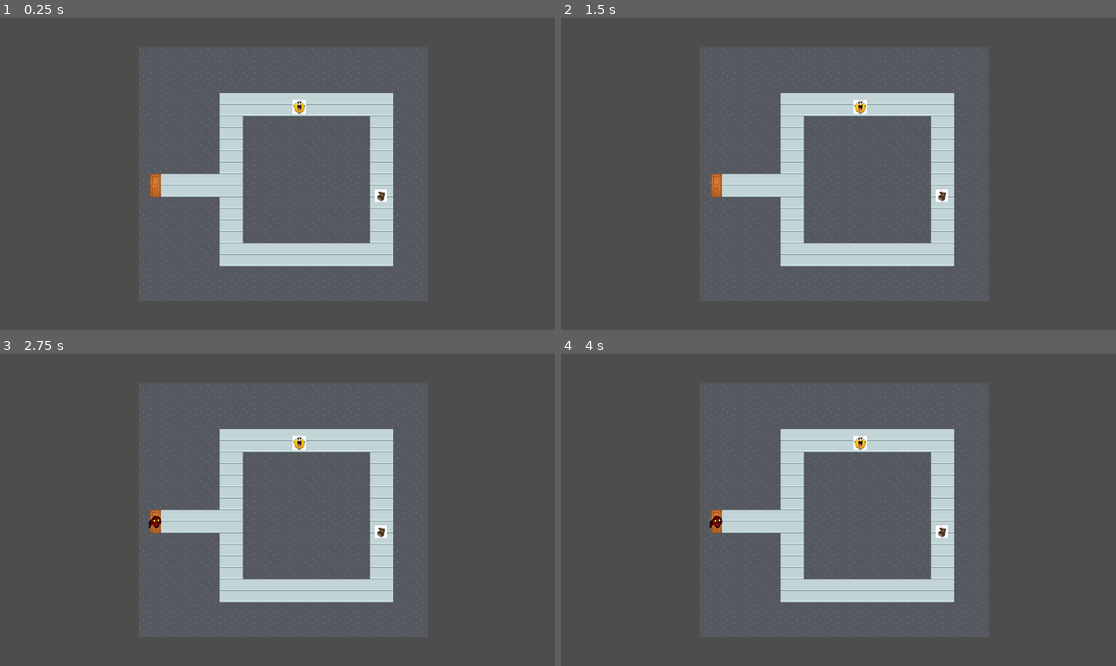
Above: before the commit, frames 1-4 (two rows, left to right).
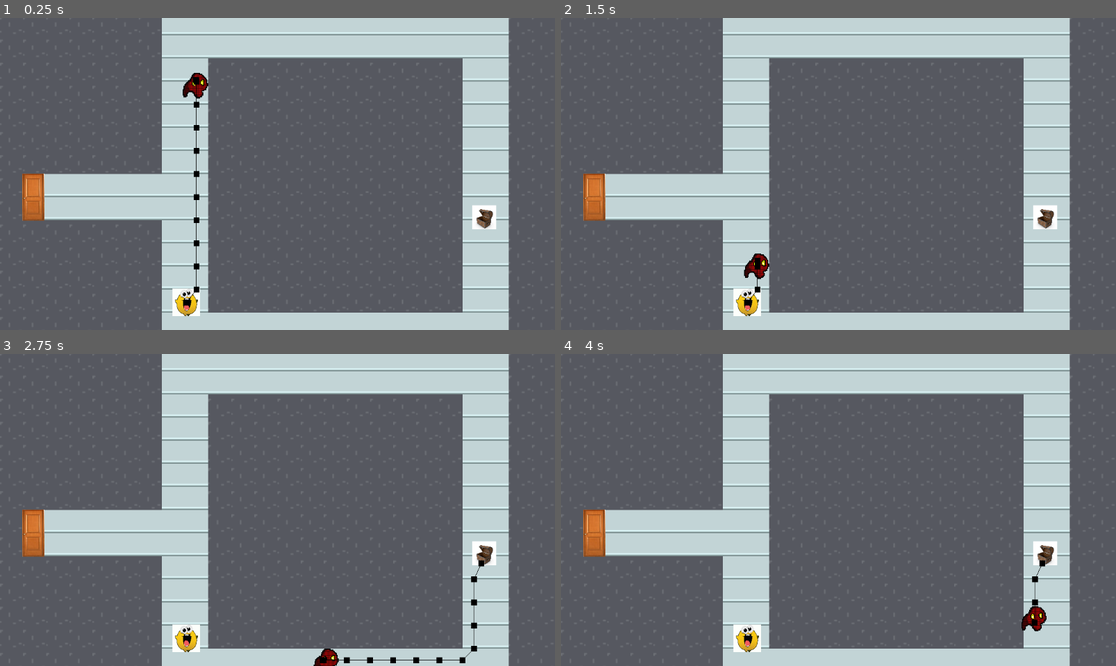
Above: after the commit, the same moments.

Repository: TomiZ87/spooky-game-jam-2025
Game: Godot game, scene res://scenes/room.tscn
Two runs of this game, one before a commit and one after it. Both use one fixed random seed, a clock stepped at 60 frames per second and the inputs below.
Inputs (mouse positions are in pixels of both pictures, inside the frame that each line leads up to):
- Up to frame 1 (0.25 s): no input
- Up to frame 2 (1.5 s): move the mouse to (960, 158) at 0.52 s; click (960, 158) at 0.67 s; move the mouse to (727, 189) at 1.27 s; click (727, 189) at 1.42 s
- Up to frame 3 (2.75 s): move the mouse to (333, 441) at 2.02 s; click (333, 441) at 2.17 s
- Up to frame 4 (4 s): move the mouse to (810, 572) at 2.77 s; click (810, 572) at 2.92 s; move the mouse to (1005, 556) at 3.52 s; click (1005, 556) at 3.67 s

The runs differ from the first frame. In frame 1, 39% of the frame differs, in the area x 0-100%, y 0-100%; in frame 2, 39%; in frame 3, 39%; in frame 4, 39%.
Error before the commit: Invalid access to property or key 'position' on a base object of type 'null instance'. (res://scenes/character_body_2d.gd:20)

Commit message:
added npc spawn and exit/queue_free() when item 'bought'

Diff:
--- a/project/project.godot
+++ b/project/project.godot
@@ -19,3 +19,5 @@
 
 pathfind_placeholder=""
 npc=""
+chest_area=""
+door=""
--- a/project/scenes/character_body_2d.gd
+++ b/project/scenes/character_body_2d.gd
@@ -1,11 +1,14 @@
 extends CharacterBody2D
 
 @onready var navigation_agent_2d: NavigationAgent2D = $NavigationAgent2D
-@onready var goal = $pathfinding_goal
-@onready var chest = $chest
-@onready var path_box = get_tree().get_nodes_in_group("pathfind_placeholder")
+#@onready var goal = get_node("res://scenes/pathfinding_goal.tscn")
+@onready var chest = get_tree().get_first_node_in_group("chest_area")
+@onready var path_box = get_tree().get_first_node_in_group("pathfind_placeholder")
+@onready var door = get_tree().get_first_node_in_group("door")
+#@onready var door_exit = get_node("door_exit").get_first_node_in_group("door")
 var movement_speed = 150
-var picked_up
+var picked_up = ""
+var checked_out = false
 
 # Called when the node enters the scene tree for the first time.
 func _ready() -> void:
@@ -13,11 +16,12 @@
 
 # Called every frame. 'delta' is the elapsed time since the previous frame.
 func _process(delta: float) -> void:
-	#var mouse_pos = goal.position #get_global_mouse_position()
-	if picked_up:
-		navigation_agent_2d.target_position = chest.position
+	if picked_up and not checked_out:
+		navigation_agent_2d.target_position = chest.global_position
+	elif checked_out:
+		navigation_agent_2d.target_position = door.global_position
 	else:
-		navigation_agent_2d.target_position = goal.position
+		navigation_agent_2d.target_position = path_box.global_position
 
 	var current_agent_pos = global_position
 	var next_path_position = navigation_agent_2d.get_next_path_position()
@@ -30,11 +34,15 @@
 	else:
 		_on_navigation_agent_2d_velocity_computed(new_vel)
 	move_and_slide()
-	print(picked_up)
 
 func _on_navigation_agent_2d_velocity_computed(safe_vel: Vector2) -> void:
 	velocity = safe_vel
 
 func _on_npc_hitbox_area_entered(area: Area2D) -> void:
+	print(area)
 	if area.name == "hitbox":
 		picked_up = area.get_parent()
+	if area.name == "chestbox":
+		checked_out = true
+	if checked_out and area.name == "door_exit":
+		queue_free()
--- /dev/null
+++ b/project/scenes/chest.tscn
@@ -0,0 +1,26 @@
+[gd_scene load_steps=3 format=3 uid="uid://dtwbyyhc4c4yt"]
+
+[ext_resource type="Texture2D" uid="uid://bdwsq1st6t5li" path="res://assets/sprites/open-chest-wooden-y1Mkxy5-600.jpg" id="1_oii8l"]
+
+[sub_resource type="RectangleShape2D" id="RectangleShape2D_qvc4m"]
+
+[node name="chest" type="RigidBody2D"]
+collision_layer = 2
+collision_mask = 2
+gravity_scale = 0.0
+
+[node name="Sprite2D" type="Sprite2D" parent="."]
+position = Vector2(1.9999994, -6.9999995)
+scale = Vector2(0.028, 0.028)
+texture = ExtResource("1_oii8l")
+
+[node name="chestbox" type="Area2D" parent="." groups=["chest_area"]]
+collision_layer = 2
+
+[node name="CollisionShape2D" type="CollisionShape2D" parent="chestbox"]
+position = Vector2(2, -7)
+shape = SubResource("RectangleShape2D_qvc4m")
+
+[node name="CollisionShape2D2" type="CollisionShape2D" parent="."]
+position = Vector2(2, -5)
+shape = SubResource("RectangleShape2D_qvc4m")
--- a/project/scenes/npc.tscn
+++ b/project/scenes/npc.tscn
@@ -9,6 +9,8 @@
 
 [node name="NPC" type="CharacterBody2D"]
 scale = Vector2(0.4, 0.4)
+collision_layer = 0
+collision_mask = 0
 script = ExtResource("1_rv78h")
 
 [node name="Sprite2D" type="Sprite2D" parent="."]
--- a/project/scenes/room.tscn
+++ b/project/scenes/room.tscn
@@ -1,12 +1,13 @@
-[gd_scene load_steps=17 format=4 uid="uid://dmpeto3yqxjvm"]
+[gd_scene load_steps=18 format=4 uid="uid://dmpeto3yqxjvm"]
 
 [ext_resource type="Texture2D" uid="uid://dlyv2cbq4menu" path="res://assets/sprites/roomTileSet.png" id="1_36trf"]
 [ext_resource type="Script" uid="uid://cx148b5lkvltc" path="res://scenes/ground.gd" id="2_14vil"]
+[ext_resource type="PackedScene" uid="uid://bkb1sakaligtk" path="res://scenes/npc.tscn" id="3_jxe34"]
 [ext_resource type="PackedScene" uid="uid://cs8lsnfnmuro5" path="res://scenes/pathfinding_goal.tscn" id="4_jn645"]
+[ext_resource type="PackedScene" uid="uid://dtwbyyhc4c4yt" path="res://scenes/chest.tscn" id="4_qvc4m"]
 [ext_resource type="Script" uid="uid://dkdc6fo2d5gtm" path="res://scenes/door.gd" id="5_qvc4m"]
 [ext_resource type="Texture2D" uid="uid://dlqbrc5dfxiyt" path="res://assets/sprites/images.jpg" id="6_7dqbv"]
 [ext_resource type="Script" uid="uid://bayxkj76krorl" path="res://scenes/npc.gd" id="7_ybpoa"]
-[ext_resource type="Texture2D" uid="uid://bdwsq1st6t5li" path="res://assets/sprites/open-chest-wooden-y1Mkxy5-600.jpg" id="8_qtoah"]
 
 [sub_resource type="TileSetAtlasSource" id="TileSetAtlasSource_85yof"]
 texture = ExtResource("1_36trf")
@@ -165,12 +166,13 @@
 navigation_layer_0/layers = 1
 sources/0 = SubResource("TileSetAtlasSource_ybpoa")
 
-[sub_resource type="RectangleShape2D" id="RectangleShape2D_qvc4m"]
+[sub_resource type="RectangleShape2D" id="RectangleShape2D_7dqbv"]
+size = Vector2(16, 33)
 
 [node name="Room" type="Node2D"]
 
 [node name="Camera2D" type="Camera2D" parent="."]
-zoom = Vector2(1.5, 1.5)
+zoom = Vector2(3, 3)
 
 [node name="ground" type="TileMapLayer" parent="."]
 tile_map_data = PackedByteArray("AAD5//n/AAAFAAAAAAD5//r/AAAFAAAAAAD5//v/AAAFAAAAAAD5//z/AAAFAAAAAAD5//3/AAAFAAAAAAD5// …(8720 unchanged characters)…
@@ -181,31 +183,16 @@
 tile_map_data = PackedByteArray("AAD7//n/AAADAAMAAAD7//r/AAADAAMAAAD7//v/AAADAAMAAAD7//z/AAADAAMAAAD7//3/AAADAAMAAAD7// …(1776 unchanged characters)…
 tile_set = SubResource("TileSet_qtoah")
 
+[node name="NPC" parent="." instance=ExtResource("3_jxe34")]
+position = Vector2(-63, -80)
+
 [node name="pathfinding_goal" parent="." instance=ExtResource("4_jn645")]
-position = Vector2(30, -93)
-
-[node name="chest" type="RigidBody2D" parent="."]
+position = Vector2(-63, 89)
+
+[node name="chest" parent="." instance=ExtResource("4_qvc4m")]
 position = Vector2(141, 37)
-collision_layer = 2
-collision_mask = 2
-gravity_scale = 0.0
-
-[node name="Sprite2D" type="Sprite2D" parent="chest"]
-position = Vector2(1.9999994, -6.9999995)
-scale = Vector2(0.028, 0.028)
-texture = ExtResource("8_qtoah")
-
-[node name="Area2D" type="Area2D" parent="chest"]
-
-[node name="CollisionShape2D" type="CollisionShape2D" parent="chest/Area2D"]
-position = Vector2(2, -7)
-shape = SubResource("RectangleShape2D_qvc4m")
-
-[node name="CollisionShape2D2" type="CollisionShape2D" parent="chest"]
-position = Vector2(2, -5)
-shape = SubResource("RectangleShape2D_qvc4m")
-
-[node name="door" type="Node2D" parent="."]
+
+[node name="door" type="Node2D" parent="." groups=["door"]]
 position = Vector2(-169, 16)
 script = ExtResource("5_qvc4m")
 
@@ -213,11 +200,18 @@
 scale = Vector2(0.1, 0.1)
 texture = ExtResource("6_7dqbv")
 
+[node name="door_exit" type="Area2D" parent="door"]
+collision_layer = 2
+
+[node name="CollisionShape2D" type="CollisionShape2D" parent="door/door_exit"]
+position = Vector2(0, -0.5)
+shape = SubResource("RectangleShape2D_7dqbv")
+
 [node name="npc_spawn" type="Node2D" parent="."]
 script = ExtResource("7_ybpoa")
 
 [node name="Timer" type="Timer" parent="npc_spawn"]
-wait_time = 2.0
+wait_time = 15.0
 autostart = true
 
 [connection signal="timeout" from="npc_spawn/Timer" to="npc_spawn" method="_on_timer_timeout"]
